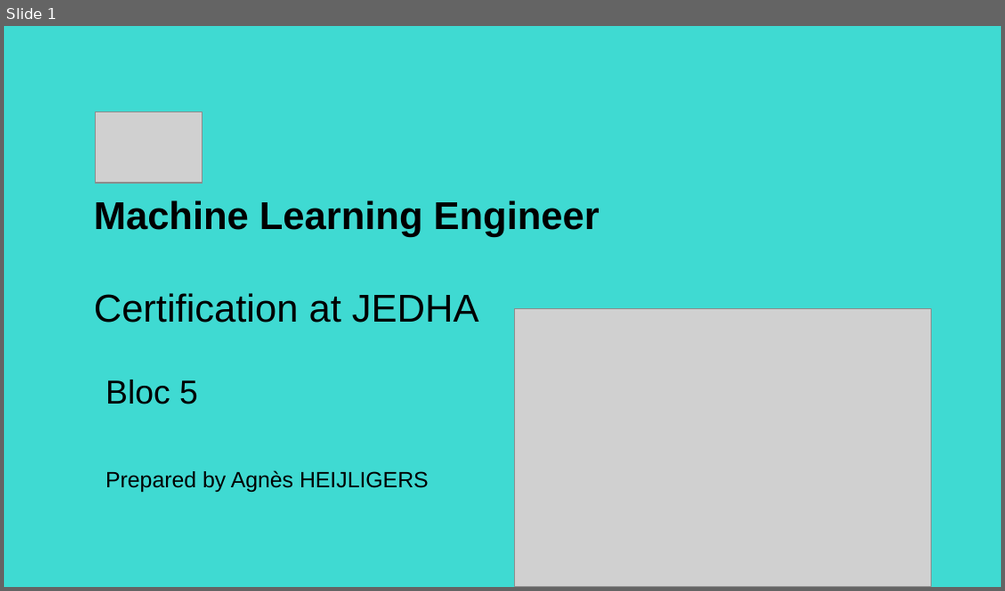
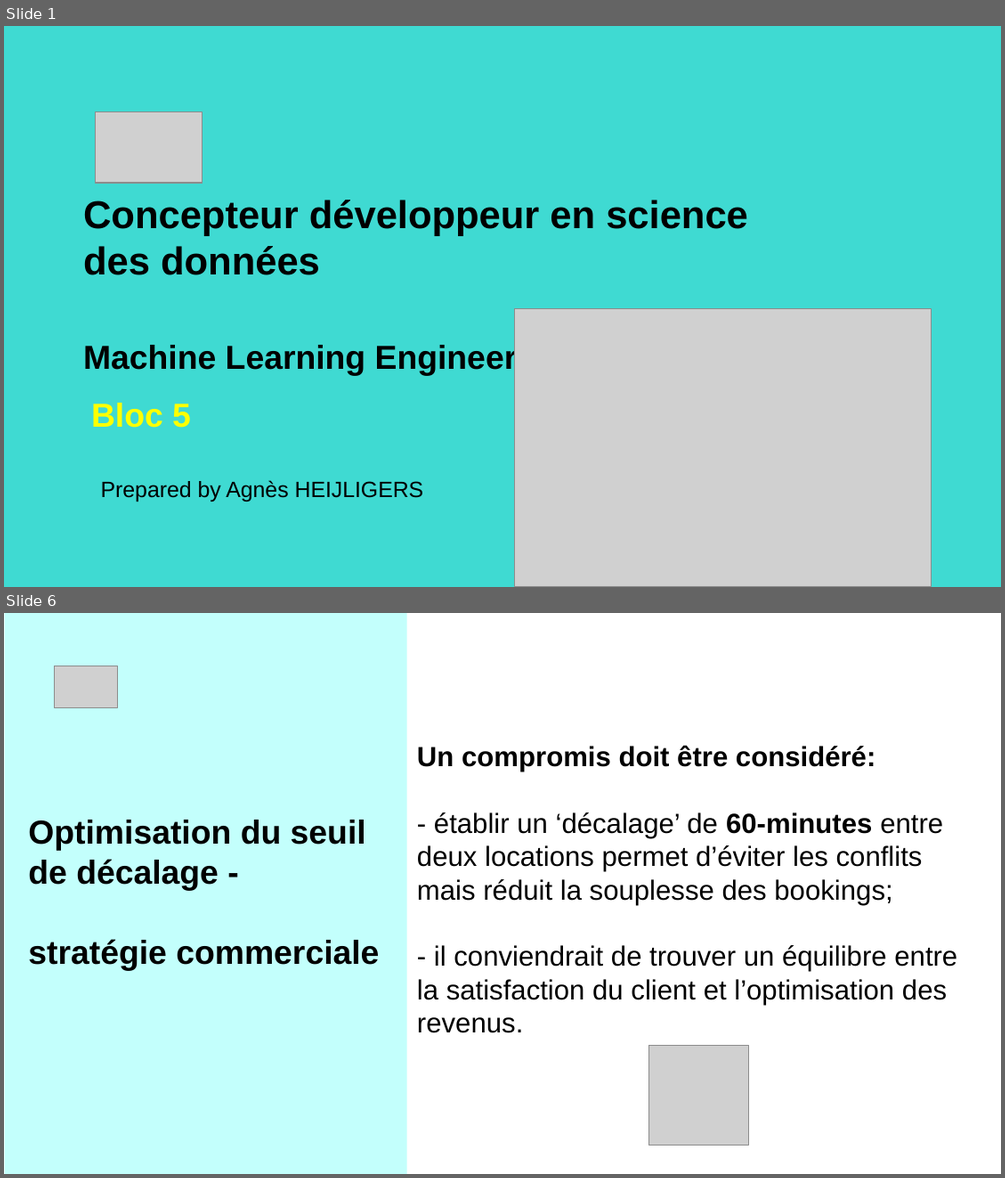
Before and after one commit to AgaHei/getaround-pricing-api, a slide deck: Getaround_Project_AH.pptx. Shown one above the other, each under a label of ours: slide 1 before the commit, slides 1 and 6 after it; the slides between them are not shown. The pictures are 1005x591 and 1005x1178 pixels, drawn with LibreOffice and Linux fonts; fonts in the diff are those of the drawing; grey boxes stand for pictures. Boxes give left, top, right and bottom in pixels: in the first picture for what was removed or moved away, otherwise in the second. Text is boxed around its words. In the diff, an @@ line names an element or a change of style, - is before the commit and + after.

```diff
--- a/Getaround_Project_AH.pptx
+++ b/Getaround_Project_AH.pptx
@@ slide 6 added at [4, 613, 1001, 1174], background #FFFFFF @@
@@ rectangle added at [5, 613, 408, 1173], fill #C3FFFC @@
@@ picture added at [55, 666, 118, 707] @@
@@ title added at [417, 745, 957, 1033], 20 pt, text #000000 @@
+Un compromis doit être considéré:
+- établir un ‘décalage’ de 60-minutes entre deux locations permet d’éviter les conflits mais réduit la souplesse des bookings;
+- il conviendrait de trouver un équilibre entre la satisfaction du client et l’optimisation des revenus.
@@ title added at [28, 819, 379, 970], 24 pt, text #000000, bold @@
+Optimisation du seuil de décalage -
+stratégie commerciale
@@ picture added at [649, 1046, 749, 1145] @@
@@ slide 1 changed as well @@
@@ title at [83, 200, 748, 376]: text changed @@
-Machine Learning Engineer
-Certification at JEDHA
+Concepteur développeur en science des données
+Machine Learning Engineer
@@ title "Bloc 5": place and size @@
-title "Bloc 5" at [105, 379, 198, 404]
+title "Bloc 5" at [91, 402, 191, 427]
@@ title "Bloc 5" at [91, 402, 191, 427]: text colour #000000 to #FFFF00, bold on @@
@@ text "Prepared by Agnès HEIJLIGERS": place and size @@
-text "Prepared by Agnès HEIJLIGERS" at [105, 470, 429, 491]
+text "Prepared by Agnès HEIJLIGERS" at [101, 480, 424, 501]
```
Also in this commit, not shown: 5 other slides changed, 6 other slides added, 7 slides removed, 6 other files.
